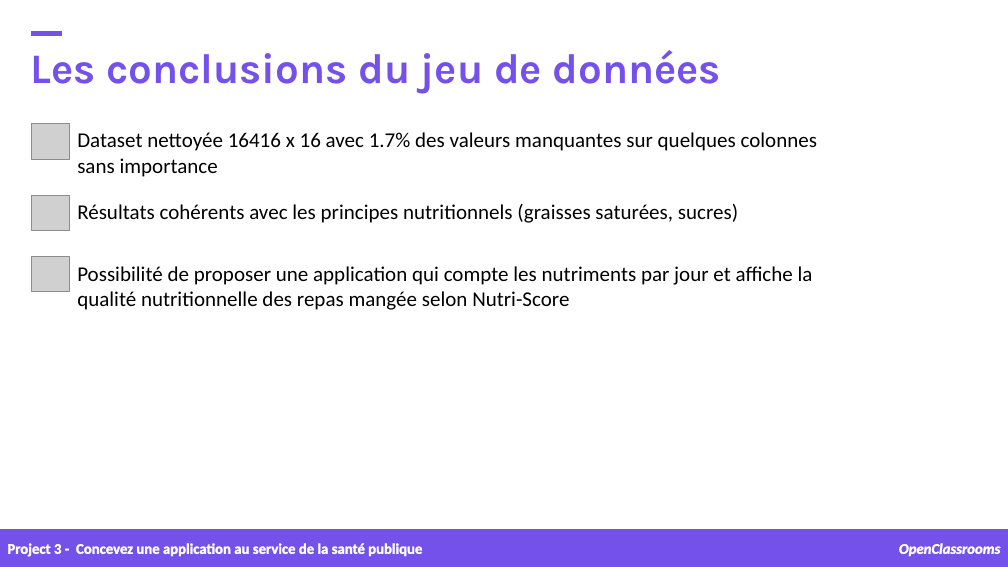
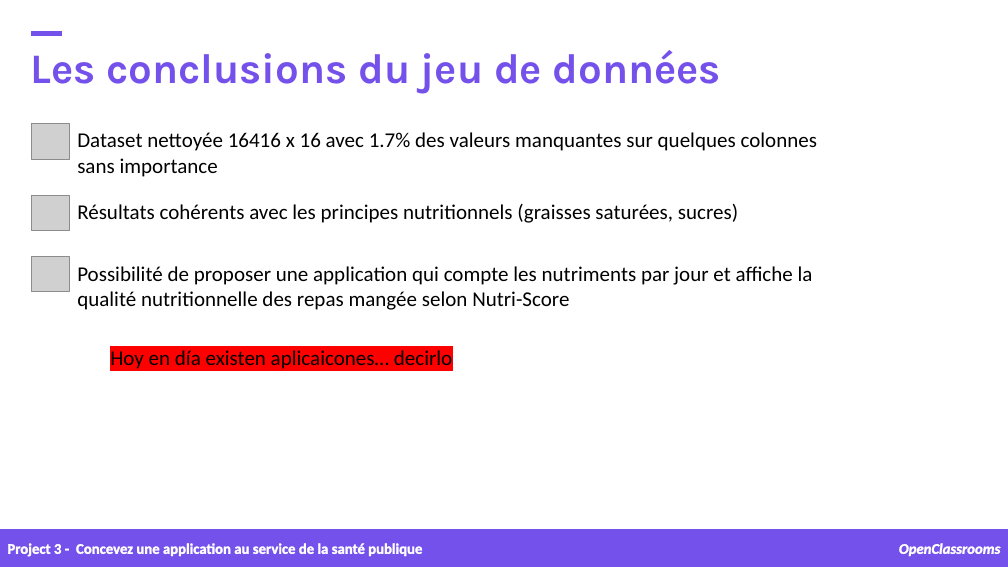
Before and after one commit to samirhinojosa/OC-P3-design-application-public-health, a slide deck: slide 34 of supports/P3_02_presentation v1.pptx. Drawn at 1008x567 pixels with LibreOffice and Linux fonts; fonts in the diff are those of the drawing; grey boxes stand for pictures; background and template pictures are left out. Boxes give left, top, right and bottom in pixels: in the first picture for what was removed or moved away, otherwise in the second. Text is boxed around its words. In the diff, an @@ line names an element or a change of style, - is before the commit and + after.

```diff
--- a/supports/P3_02_presentation v1.pptx
+++ b/supports/P3_02_presentation v1.pptx
@@ text added at [110, 350, 452, 372], 20 pt, text #000000 @@
+Hoy en día existen aplicaicones… decirlo
```
Also in this commit, not shown: 2 other slides changed, 1 other file.
